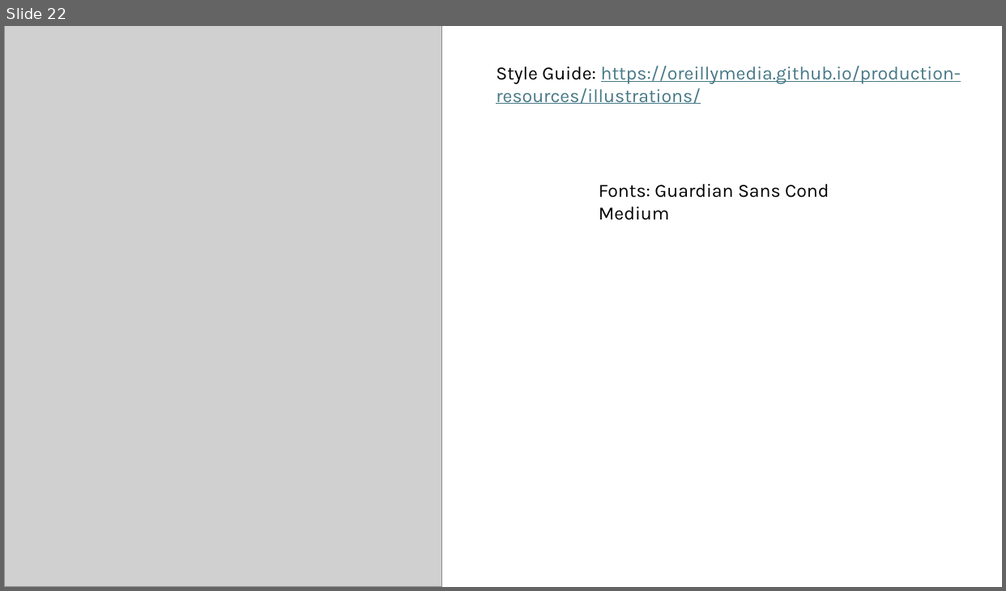
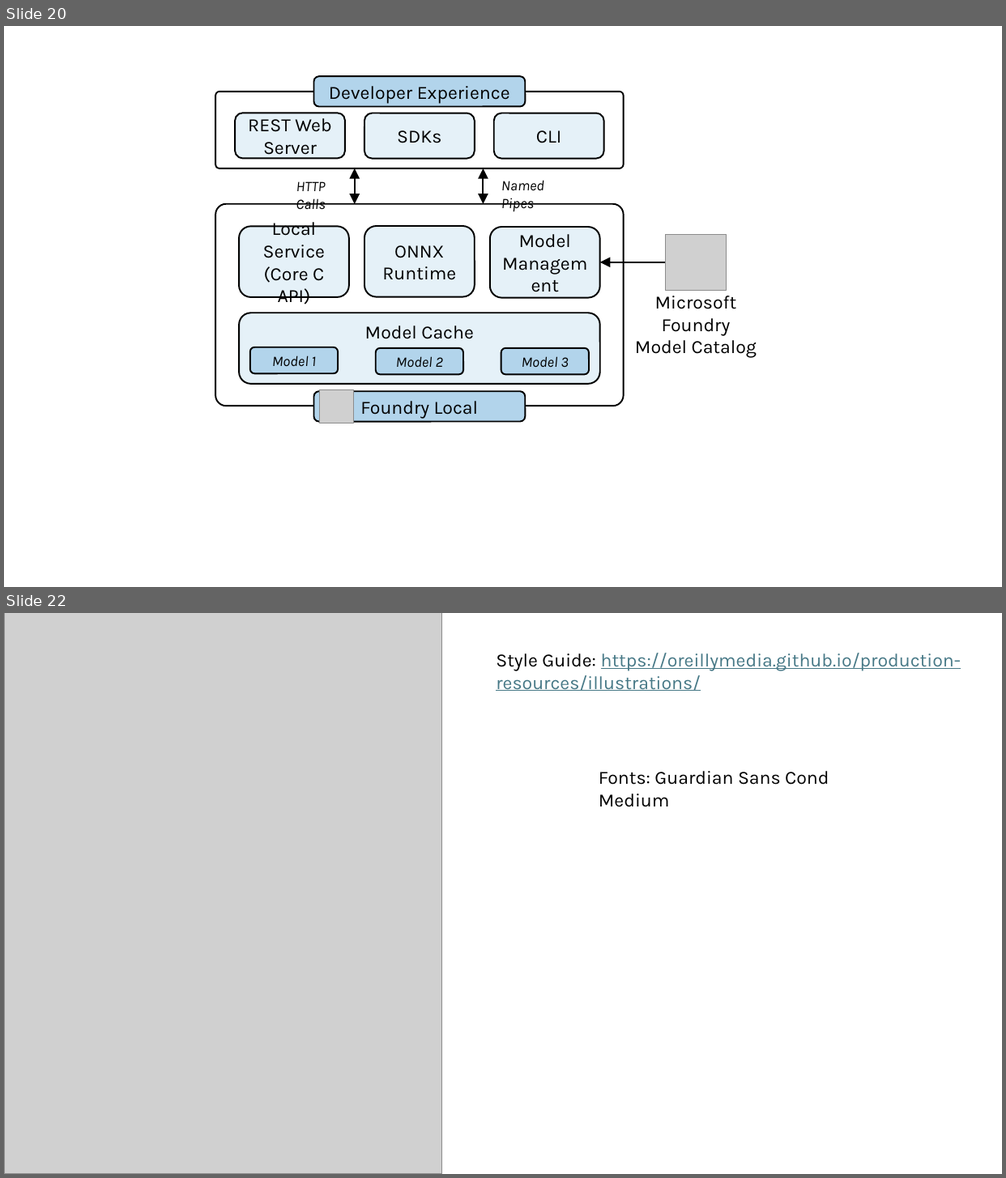
Before and after one commit to colbyford/foundry-book, a slide deck: figures/figures.pptx. Shown one above the other, each under a label of ours: slide 22 before the commit, slides 20 and 22 after it; the slides between them are not shown. The pictures are 1006x591 and 1006x1178 pixels, drawn with LibreOffice and Linux fonts; fonts in the diff are those of the drawing; grey boxes stand for pictures. Boxes give left, top, right and bottom in pixels: in the first picture for what was removed or moved away, otherwise in the second. Text is boxed around its words. In the diff, an @@ line names an element or a change of style, - is before the commit and + after.

```diff
--- a/figures/figures.pptx
+++ b/figures/figures.pptx
@@ slide 20 added at <box>4,26,1002,587</box>, background #FFFFFF @@
@@ rounded rectangle added at <box>216,92,624,169</box>, fill #FFFFFF, outline #000000 1.5 pt @@
@@ rounded rectangle added at <box>314,76,525,106</box>, fill #B2D4EB, outline #000000 1.5 pt, 18 pt, text #000000 @@
+Developer Experience
@@ rounded rectangle added at <box>236,113,345,159</box>, fill #E5F1F8, outline #000000 1.5 pt, 18 pt, text #000000 @@
+REST Web Server
@@ rounded rectangle added at <box>364,113,475,159</box>, fill #E5F1F8, outline #000000 1.5 pt, 18 pt, text #000000 @@
+SDKs
@@ rounded rectangle added at <box>494,113,604,159</box>, fill #E5F1F8, outline #000000 1.5 pt, 18 pt, text #000000 @@
+CLI
@@ double arrow added from (355, 204) to (355, 169), #000000 1.5 pt @@
@@ double arrow added from (484, 204) to (484, 169), #000000 1.5 pt @@
@@ text added at <box>296,182,326,210</box>, 14 pt, text #000000, italic @@
+HTTP Calls
@@ text added at <box>501,180,544,212</box>, 14 pt, text #000000, italic @@
+Named Pipes
@@ rounded rectangle added at <box>216,204,624,407</box>, fill #FFFFFF, outline #000000 1.5 pt @@
@@ picture added at <box>665,234,727,290</box> @@
@@ arrow added from (665, 263) to (600, 263), #000000 1.5 pt @@
@@ text added at <box>635,296,756,358</box>, 18 pt, text #000000 @@
+Microsoft Foundry
+Model Catalog
@@ group added at <box>239,226,600,384</box>: 7 rounded rectangles @@
+Local Service
+(Core C API)
+ONNX Runtime
+Model Cache
+Model Management
+Model 2
+Model 3
+Model 1
@@ picture added at <box>320,390,354,424</box> @@
@@ rounded rectangle added at <box>314,391,525,421</box>, fill #B2D4EB, outline #000000 1.5 pt, 18 pt, text #000000 @@
+Foundry Local
```
Also in this commit, not shown: 2 other slides added, 3 slides removed.
